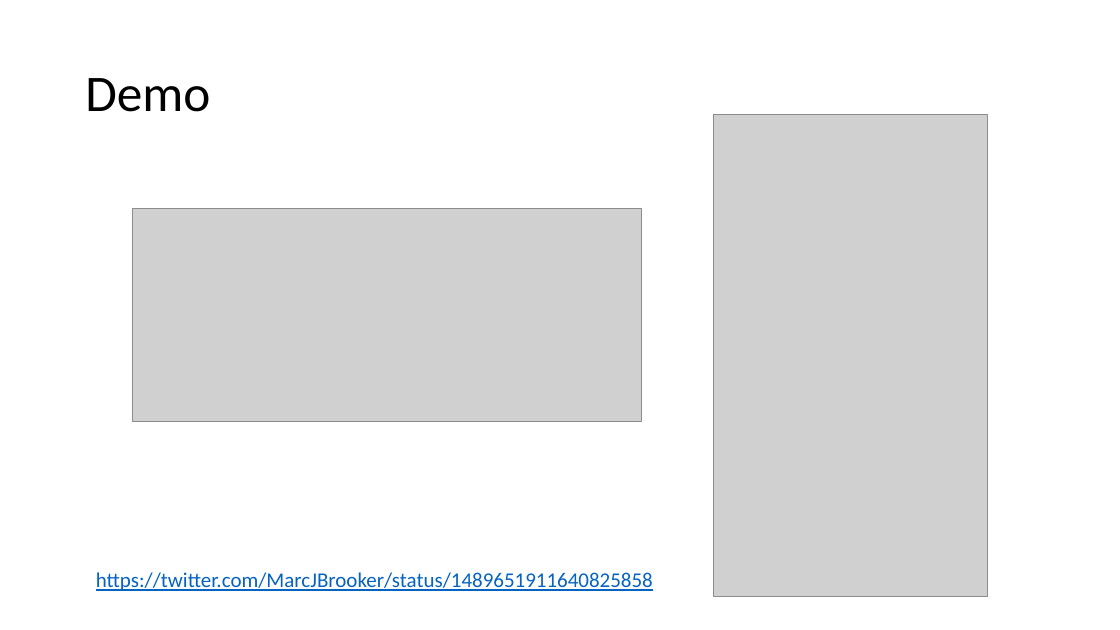
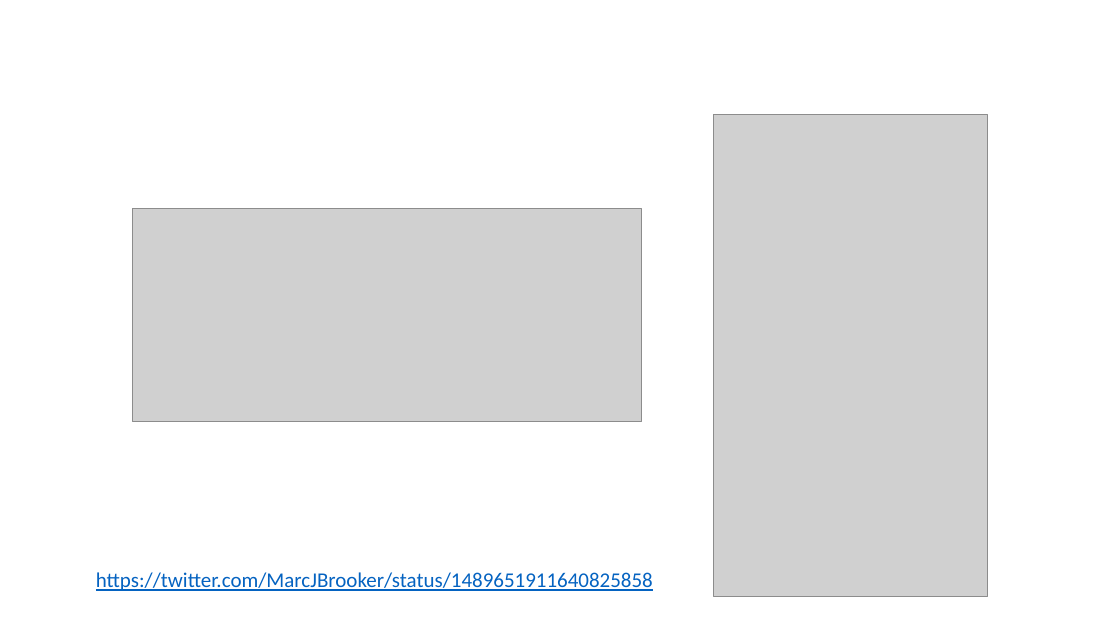
Before and after one commit to v1r7u/cloud_computing_old, a slide deck: slide 56 of presentations/03_Core_Services.pptx. Drawn at 1120x630 pixels with LibreOffice and Linux fonts; fonts in the diff are those of the drawing; grey boxes stand for pictures. Boxes give left, top, right and bottom in pixels: in the first picture for what was removed or moved away, otherwise in the second. Text is boxed around its words. In the diff, an @@ line names an element or a change of style, - is before the commit and + after.

```diff
--- a/presentations/03_Core_Services.pptx
+++ b/presentations/03_Core_Services.pptx
@@ title removed at [85,78,210,112] @@
-Demo
```
Also in this commit, not shown: 1 other slide changed, 1 other file.
